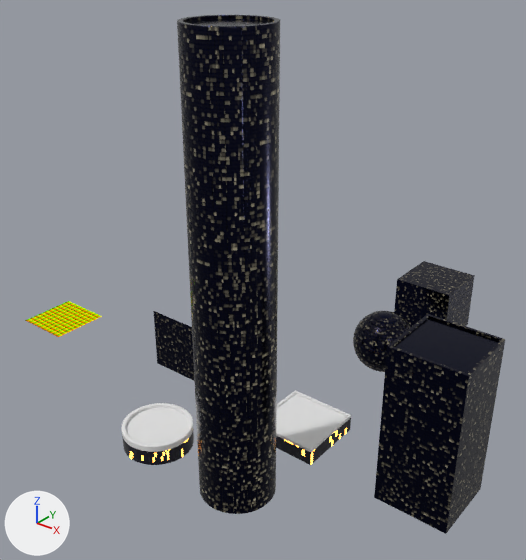
One commit to the Blender file 2019_2020/space_force_trailer/assets/generative_building/building.blend: the scene before it, then after it.
Rendered twice from a 50 mm camera at (5.8, -14.1, 13.2) aimed at (-6.8, 1.7, 3.4). Arrows for +X, +Y and +Z are at lower left; the lights stay in place.
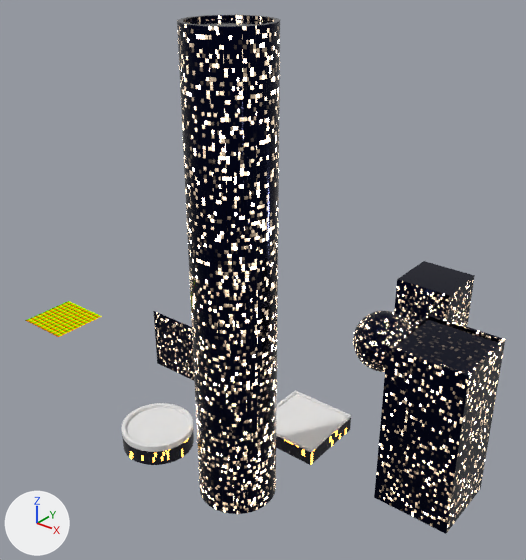
Commit message: made windows non-transparent in dark areas

Pixel boxes (x1, y1, x2, y2) of what changed, in the pictures (526 x 560 px):
'Cylinder', surface changed
    both: (177, 15, 280, 514)
'Cube', surface changed
    both: (376, 314, 505, 534)
'Cube.002', surface changed
    both: (394, 262, 474, 327)
'Sphere', surface changed
    both: (353, 311, 411, 372)
'Plane.001', surface changed
    both: (153, 311, 194, 381)

What changed in the scene script:
```text
Change mat_buildingfacade_001:
    remove # nodes: BsdfPrincipled x2, Bump x3, CombineXYZ x3, Emission x2, Group x10, Invert, Mapping x5, Math x29, Mix x9, MixShader x3, NewGeometry, OutputMaterial, RGB, SeparateXYZ x8, TexBrick, TexCoord, TexImage, TexNoise x3, ValToRGB x10, Value x9, VectorMath x10, VectorTransform x2
    remove # colours: white #ffffff, black #000000, black #282828, dark blue #0c122f, yellow #ffc741, black #383838, yellow #bc8900, beige #fff4cc
    nodes: BsdfPrincipled x2, Bump x3, CombineXYZ x3, Emission x2, Group x10, Invert, Mapping x6, Math x30, Mix x9, MixShader x3, NewGeometry, OutputMaterial, RGB, SeparateXYZ x8, TexBrick, TexCoord x2, TexImage, TexNoise x4, ValToRGB x11, Value x9, VectorMath x10, VectorTransform x2
    colours: yellow #ffc741, black #383838, yellow #bc8900, white #ffffff, black #000000, grey #a7a7a7, dark grey #525252, black #262626
```
